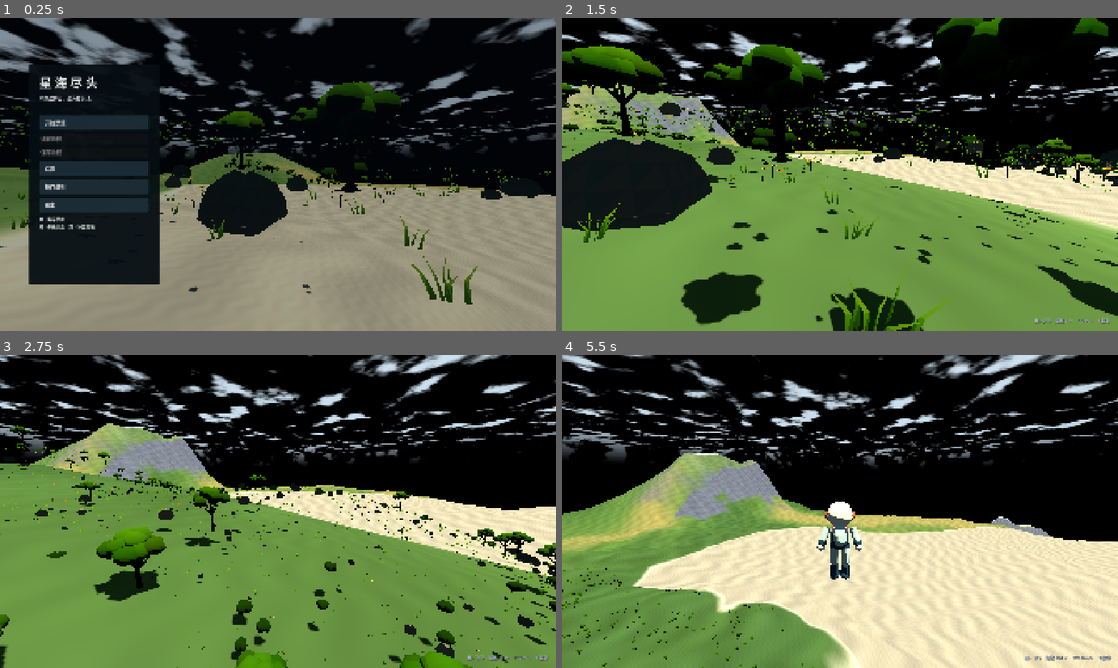
Above: before the commit, frames 1-4 (two rows, left to right).
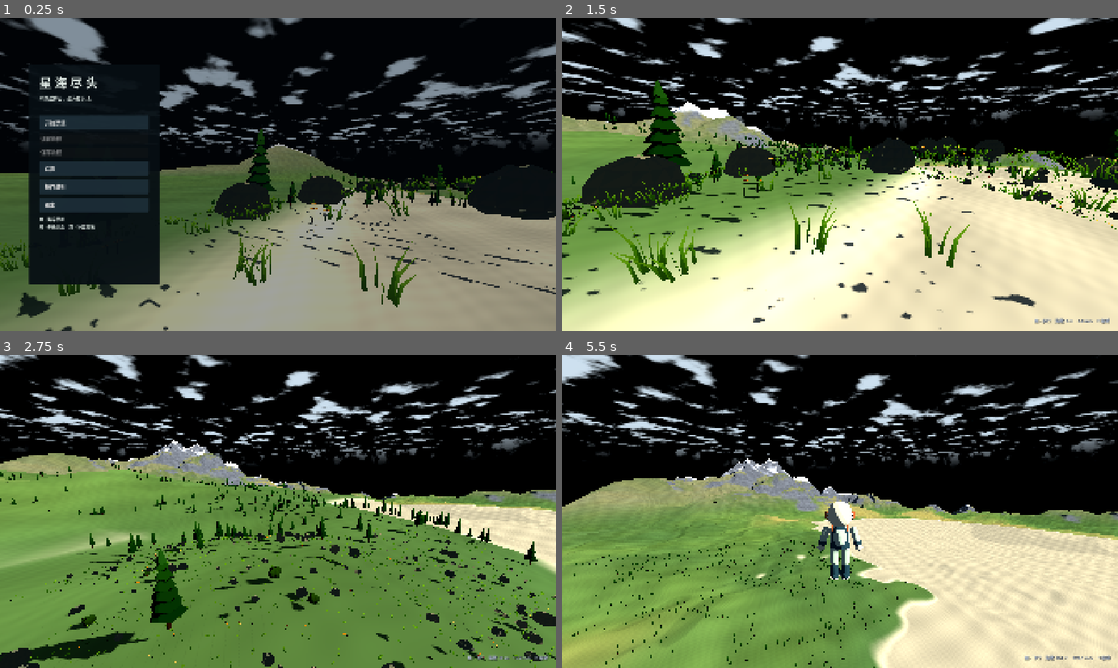
Above: after the commit, the same moments.

Repository: pluchon/star_sea
Game: Godot game, scene res://scenes/main.tscn
Two runs of this game, one before a commit and one after it. Both use one fixed random seed, a clock stepped at 60 frames per second and the inputs below.
Inputs (mouse positions are in pixels of both pictures, inside the frame that each line leads up to):
- Up to frame 1 (0.25 s): no input
- Up to frame 2 (1.5 s): click "开始漂流" at 0.5 s; move the mouse to (867, 174) at 1.27 s; hold Space (jump_up) from 1.28 s (still down); hold Shift (run) from 1.28 s (still down)
- Up to frame 3 (2.75 s): keep holding Space (jump_up); tap F (toggle_fly) at 1.55, 2.1 s; move the mouse to (250, 511) at 2.02 s; release Shift (run) at 2.03 s; tap Shift (run) at 2.3 s
- Up to frame 4 (5.5 s): keep holding Space (jump_up); move the mouse to (851, 505) at 2.77 s; hold Shift (run) 2.78-3.53 s; tap F (toggle_fly) at 3.05 s; move the mouse to (834, 517) at 3.52 s; tap T (time_fast) at 3.6 s; tap Shift (run) at 3.8, 5.3 s; move the mouse to (878, 514) at 4.27 s; hold F (toggle_fly) 4.28-5.03 s; move the mouse to (795, 508) at 5.02 s; tap V (toggle_perspective) at 5.1 s

The runs differ from the first frame. In frame 1, 28% of the frame differs, in the area x 0-100%, y 0-100%; in frame 2, 63%; in frame 3, 36%; in frame 4, 42%.

Commit message:
feat: 丰富晨的地貌层次与湿地植被
增加台地、盆地与沟谷起伏，以及按环境分布的蕨类和芦苇，减少地形和植被轮廓重复。共享高度查询继续服务网格、碰撞和地图，并同步检查生成模型与地貌分布。

Diff:
--- a/game/scripts/planet/surface_details.gd
+++ b/game/scripts/planet/surface_details.gd
@@ -5,7 +5,7 @@
 const FOREST_DIVISIONS: int = 128
 const NEAR_DISTANCE: float = 160.0
 const FOREST_DISTANCE: float = 1400.0
-const KINDS: Array[String] = ["grass", "stone", "broadleaf", "pine", "shrub", "flowers"]
+const KINDS: Array[String] = ["grass", "stone", "broadleaf", "pine", "shrub", "flowers", "fern", "reeds"]
 
 var _planet: Planet
 var _tiles: Dictionary[Vector4i, Node3D] = {}
@@ -79,6 +79,9 @@
 			var instance: MultiMeshInstance3D = stage.get_child(stage.get_child_count() - 1) as MultiMeshInstance3D
 			instance.visibility_range_end = 45.0 if fading else 0.0
 			instance.visibility_range_end_margin = 30.0 if fading else 0.0
+	var explorer: ExplorerAvatar = ExplorerAvatar.new()
+	explorer.position = Vector3(0, 0, 4)
+	stage.add_child(explorer)
 	for frame: int in 8:
 		await get_tree().process_frame
 	viewport.queue_free()
@@ -203,6 +206,8 @@
 			kind = "pine" if temperature < 0.48 or elevation > 750.0 else "broadleaf"
 			tint = Color(0.77, 0.87, 0.72).lerp(Color(1.08, 1.02, 0.78), rng.randf())
 		elif index > 618:
+			if slope > 1.25:
+				continue
 			kind = "stone"
 			scale_value = rng.randf_range(0.15, 1.3)
 			if index > 644 and noise.profile == 0:
@@ -210,6 +215,12 @@
 			tint = Color(0.72, 0.76, 0.75).lerp(Color(1.1, 1.03, 0.91), rng.randf())
 		elif noise.profile != 0 or elevation < 9.0 or elevation > 1550.0 or slope > 0.9:
 			continue
+		elif noise.profile == 0 and index > 590 and elevation < 45.0 and moisture > 0.62 and slope < 0.3:
+			kind = "reeds"
+			scale_value = rng.randf_range(0.65, 1.05)
+		elif noise.profile == 0 and index > 600 and grove > 0.65 and moisture > 0.58:
+			kind = "fern"
+			scale_value = rng.randf_range(0.65, 1.4)
 		elif index > 600 and grove > 0.38 and moisture > 0.35:
 			kind = "shrub"
 			scale_value = rng.randf_range(0.6, 1.6)
@@ -224,6 +235,8 @@
 				tint *= 0.84
 		var tangent: Vector3 = SurfaceSites.tangent_forward(direction).rotated(direction, rng.randf() * TAU)
 		var basis: Basis = Basis.looking_at(tangent, direction).scaled(Vector3.ONE * scale_value)
+		if noise.profile == 0 and (kind == "broadleaf" or kind == "pine" or kind == "stone"):
+			basis = basis.scaled_local(Vector3(rng.randf_range(0.85, 1.18), rng.randf_range(0.82, 1.20), rng.randf_range(0.85, 1.18)))
 		# 出生点保留固定空地，避免开始旅程时落在树干或巨石内部。
 		var clearance: float = 12.0 if kind == "broadleaf" or kind == "pine" else 6.0
 		if kind != "grass" and kind != "flowers" and direction.distance_to(spawn_direction) * noise.radius < clearance:
@@ -317,13 +330,14 @@
 			body.position = position_local
 			body.basis = transform.basis.orthonormalized()
 			var scale_value: float = transform.basis.get_scale().x
+			var vertical_scale: float = transform.basis.get_scale().y
 			var shape: CapsuleShape3D = CapsuleShape3D.new()
 			shape.radius = 0.38 * scale_value
-			shape.height = 6.0 * scale_value
+			shape.height = 6.0 * vertical_scale
 			var collider: CollisionShape3D = CollisionShape3D.new()
 			if index < trunks.size():
 				collider.shape = shape
-				collider.position.y = 3.0 * scale_value
+				collider.position.y = 3.0 * vertical_scale
 			else:
 				collider.shape = _stone_shape
 				body.basis = transform.basis
--- a/game/scripts/planet/surface_sites.gd
+++ b/game/scripts/planet/surface_sites.gd
@@ -20,6 +20,18 @@
 	return offset_direction(up, (forward * 0.7 - forward.cross(up) * 0.7).normalized(), 62.0, radius)
 
 
+static func find_landform(noise: TerrainNoise, form: String) -> Vector3:
+	var random: RandomNumberGenerator = RandomNumberGenerator.new()
+	random.seed = 20261019 + (31 if form == "台地" else 43)
+	for candidate: int in 6000:
+		var latitude: float = random.randf_range(-0.85, 0.85)
+		var angle: float = random.randf() * TAU
+		var up: Vector3 = Vector3(sqrt(1.0 - latitude * latitude) * cos(angle), latitude, sqrt(1.0 - latitude * latitude) * sin(angle))
+		if noise.landform(up) == form and noise.height(up) < 1400.0:
+			return up
+	return Vector3.ZERO
+
+
 static func find(noise: TerrainNoise) -> Dictionary:
 	var random: RandomNumberGenerator = RandomNumberGenerator.new()
 	random.seed = 20261019
@@ -30,6 +42,8 @@
 		var up: Vector3 = Vector3(horizontal * cos(angle), y, horizontal * sin(angle))
 		var height: float = noise.height(up)
 		if height < 20.0 or height > 200.0:
+			continue
+		if noise.moisture(up) < 0.45 or noise.woodland(up) < 0.40:
 			continue
 		var forward: Vector3 = tangent_forward(up)
 		var right: Vector3 = forward.cross(up).normalized()
--- a/game/scripts/planet/terrain_noise.gd
+++ b/game/scripts/planet/terrain_noise.gd
@@ -12,6 +12,7 @@
 var _moisture: FastNoiseLite
 var _groves: FastNoiseLite
 var _drainage: FastNoiseLite
+var _geology: FastNoiseLite
 
 
 func _init(planet_seed: int, planet_radius: float, terrain_profile: int = 0) -> void:
@@ -25,6 +26,7 @@
 	_moisture = _make(planet_seed + 4, FastNoiseLite.TYPE_SIMPLEX_SMOOTH, 1.0 / 3400.0, FastNoiseLite.FRACTAL_FBM, 3)
 	_groves = _make(planet_seed + 5, FastNoiseLite.TYPE_SIMPLEX_SMOOTH, 1.0 / 280.0, FastNoiseLite.FRACTAL_FBM, 2)
 	_drainage = _make(planet_seed + 6, FastNoiseLite.TYPE_SIMPLEX_SMOOTH, 1.0 / 2100.0, FastNoiseLite.FRACTAL_FBM, 3)
+	_geology = _make(planet_seed + 7, FastNoiseLite.TYPE_SIMPLEX_SMOOTH, 1.0 / 4800.0, FastNoiseLite.FRACTAL_FBM, 3)
 
 
 func _make(planet_seed: int, noise_type: FastNoiseLite.NoiseType, frequency: float, fractal: FastNoiseLite.FractalType, octaves: int) -> FastNoiseLite:
@@ -61,8 +63,41 @@
 		return 24.0 + basin * 400.0 + pow(ridge, 2.0) * basin * 1900.0 + hills * 0.35 + detail * 0.5
 	# 高地沟谷使用连续等值线下切，海岸与低地不受影响；三种地形查询仍共用本函数。
 	var valley: float = 1.0 - smoothstep(0.015, 0.13, absf(_drainage.get_noise_3dv(point)))
-	var erosion: float = valley * smoothstep(150.0, 900.0, mountain + upland) * 120.0
-	return lerpf(-420.0, 40.0, land) + upland + mountain + foothills + hills + detail - erosion
+	var geology: float = _geology.get_noise_3dv(point) * 0.5 + 0.5
+	var highland: float = mountain + upland + foothills
+	var erosion: float = valley * smoothstep(150.0, 900.0, mountain + upland) * lerpf(90.0, 210.0, smoothstep(0.35, 0.65, geology))
+	# 台地保留宽阔台面与圆缓坡肩，只改变高地，不在出生低地制造台阶。
+	var terrace_mask: float = smoothstep(0.56, 0.74, geology) * smoothstep(160.0, 500.0, highland)
+	var tier: float = highland / 180.0
+	var terraced: float = (floorf(tier) + smoothstep(0.32, 0.90, fposmod(tier, 1.0))) * 180.0
+	var plateau: float = (terraced - highland) * terrace_mask * 0.75
+	# 宽阔盆地与起伏山麓采用不同尺度，盆地边缘连续过渡到现有大陆。
+	var basin: float = smoothstep(0.42, 0.23, geology) * smoothstep(0.03, 0.20, continent) * (1.0 - smoothstep(180.0, 650.0, highland)) * 70.0
+	var coastal_bluff: float = smoothstep(0.50, 0.68, geology) * smoothstep(-0.10, 0.01, continent) * (1.0 - smoothstep(0.06, 0.17, continent)) * smoothstep(80.0, 220.0, highland) * 65.0
+	return lerpf(-420.0, 40.0, land) + highland + hills + detail + plateau + coastal_bluff - erosion - basin
+
+
+func landform(direction: Vector3) -> String:
+	var elevation: float = height(direction)
+	var point: Vector3 = direction * radius
+	var geology: float = _geology.get_noise_3dv(point) * 0.5 + 0.5
+	if elevation < 0.0:
+		return "海洋"
+	if elevation < 12.0:
+		return "沙滩"
+	if elevation > 1600.0:
+		return "雪岭"
+	if elevation > 500.0 and absf(_drainage.get_noise_3dv(point)) < 0.07:
+		return "峡谷"
+	if elevation > 300.0 and geology > 0.58:
+		return "台地"
+	if elevation > 700.0:
+		return "山地"
+	if elevation < 150.0 and moisture(direction) > 0.70:
+		return "湿润低地"
+	if elevation < 300.0 and geology < 0.33:
+		return "盆地"
+	return "丘陵" if elevation > 180.0 else "平原"
 
 
 func moisture(direction: Vector3) -> float:
--- a/game/scripts/planet/vegetation_meshes.gd
+++ b/game/scripts/planet/vegetation_meshes.gd
@@ -81,6 +81,51 @@
 				_crown(stem + Vector3.UP * 0.025, Vector3.ONE * 0.045, Color(0.59, 0.36, 0.12), 1.0, index, 6, 3)
 		"stone":
 			_rock()
+		"fern":
+			_fern()
+		"reeds":
+			_reeds()
+
+
+func _leaf(start: Vector3, tip: Vector3, width: float, color: Color) -> void:
+	var side: Vector3 = Vector3.UP.cross(tip - start).normalized() * width
+	var middle: Vector3 = start.lerp(tip, 0.55) + Vector3.UP * 0.025
+	_triangle(start, tip, middle - side, Vector3.UP, Vector3.UP, Vector3.UP, color, 0.6)
+	_triangle(start, middle + side, tip, Vector3.UP, Vector3.UP, Vector3.UP, color * 1.05, 0.6)
+	for vertex: int in range(_vertices.size() - 6, _vertices.size()):
+		_uv2s[vertex].x = clampf(_vertices[vertex].distance_to(start) / start.distance_to(tip), 0.0, 1.0) * 0.6
+
+
+func _fern() -> void:
+	var fronds: int = [7, 5, 3][_detail]
+	var divisions: int = [5, 3, 2][_detail]
+	for frond: int in fronds:
+		var angle: float = frond * TAU / fronds + 0.3
+		var forward: Vector3 = Vector3(cos(angle), 0, sin(angle))
+		var side: Vector3 = Vector3.UP.cross(forward)
+		var stem: Array[Vector3] = [Vector3(0, 0.03, 0), forward * 0.3 + Vector3.UP * 0.45, forward * 0.72 + Vector3.UP * 0.24]
+		_branch(stem, [0.012, 0.008, 0.002], Color(0.31, 0.43, 0.19))
+		_tag = 3.0
+		for index: int in divisions:
+			var progress: float = float(index + 1) / (divisions + 1)
+			var center: Vector3 = forward * progress * 0.72 + Vector3.UP * (sin(progress * PI) * 0.32 + 0.08)
+			for sign_value: float in [-1.0, 1.0]:
+				_leaf(center, center + side * sign_value * (0.25 * (1.0 - progress) + 0.04) + forward * 0.09, 0.04, Color(0.32, 0.50, 0.24))
+
+
+func _reeds() -> void:
+	var count: int = [6, 4, 2][_detail]
+	for index: int in count:
+		var angle: float = index * 2.39996
+		var side: Vector3 = Vector3(cos(angle), 0, sin(angle))
+		var base: Vector3 = side * (0.08 + (index % 3) * 0.08)
+		var tip: Vector3 = base + side * 0.10 + Vector3.UP * (0.95 + (index % 3) * 0.16)
+		_tube(base, tip, 0.012, 0.006, Color(0.48, 0.57, 0.25))
+		_tag = 0.0
+		_crown(tip, Vector3(0.035, 0.16, 0.035), Color(0.43, 0.30, 0.18), 0.0, index, [6, 5, 4][_detail], [4, 3, 2][_detail])
+		_tag = 3.0
+		_leaf(base + Vector3.UP * 0.20, base + side * 0.40 + Vector3.UP * 0.78, 0.035, Color(0.49, 0.62, 0.29))
+		_leaf(base + Vector3.UP * 0.35, base - side * 0.33 + Vector3.UP * 0.98, 0.03, Color(0.56, 0.67, 0.32))
 
 
 func _broadleaf() -> void:
--- a/game/scripts/verify/ecology_checks.gd
+++ b/game/scripts/verify/ecology_checks.gd
@@ -12,7 +12,7 @@
 	var plant_triangles: int = 0
 	var models: Dictionary = ModelChecks.run()
 	_failures.append_array(models["failures"])
-	for kind: String in ["broadleaf", "pine", "shrub", "stone"]:
+	for kind: String in ["broadleaf", "pine", "shrub", "stone", "fern", "reeds"]:
 		var mesh: ArrayMesh = VegetationMeshes.create(kind)
 		var arrays: Array = mesh.surface_get_arrays(0)
 		var vertices: PackedVector3Array = arrays[Mesh.ARRAY_VERTEX]
--- a/game/scripts/verify/terrain_statistics.gd
+++ b/game/scripts/verify/terrain_statistics.gd
@@ -8,12 +8,15 @@
 	var minimum: float = INF
 	var maximum: float = -INF
 	var ocean_samples: int = 0
+	var landforms: Dictionary = {}
 	for sample: int in 20000:
 		var y: float = random.randf_range(-1.0, 1.0)
 		var angle: float = random.randf_range(0.0, TAU)
 		var horizontal: float = sqrt(maxf(1.0 - y * y, 0.0))
 		var direction: Vector3 = Vector3(horizontal * cos(angle), y, horizontal * sin(angle))
 		var height: float = noise.height(direction)
+		var form: String = noise.landform(direction)
+		landforms[form] = int(landforms.get(form, 0)) + 1
 		minimum = minf(minimum, height)
 		maximum = maxf(maximum, height)
 		if height < 0.0:
@@ -23,6 +26,7 @@
 		"seed": 20261019,
 		"radius_m": noise.radius,
 		"samples": 20000,
+		"landforms": landforms,
 		"ocean_ratio": ocean_ratio,
 		"minimum_height_m": minimum,
 		"maximum_height_m": maximum,
--- a/game/shaders/terrain.gdshader
+++ b/game/shaders/terrain.gdshader
@@ -58,6 +58,9 @@
 	float variation = patch(v_position / 32.0) * 0.07 + patch(v_position / 3.0) * 0.028;
 	float exposed = smoothstep(0.20, 0.40, v_slope);
 	c = mix(c, rock * (0.85 + patch(v_position / 14.0) * 0.12), exposed * 0.45);
+	// 岩壁用宽色带表现层理，保持色块风格，不增加照片纹理。
+	float strata = sin(v_height * 0.11 + patch(v_position / 70.0));
+	c *= 1.0 + strata * exposed * 0.045;
 	c *= 1.0 + variation;
 	ALBEDO = c;
 	ROUGHNESS = 1.0;
